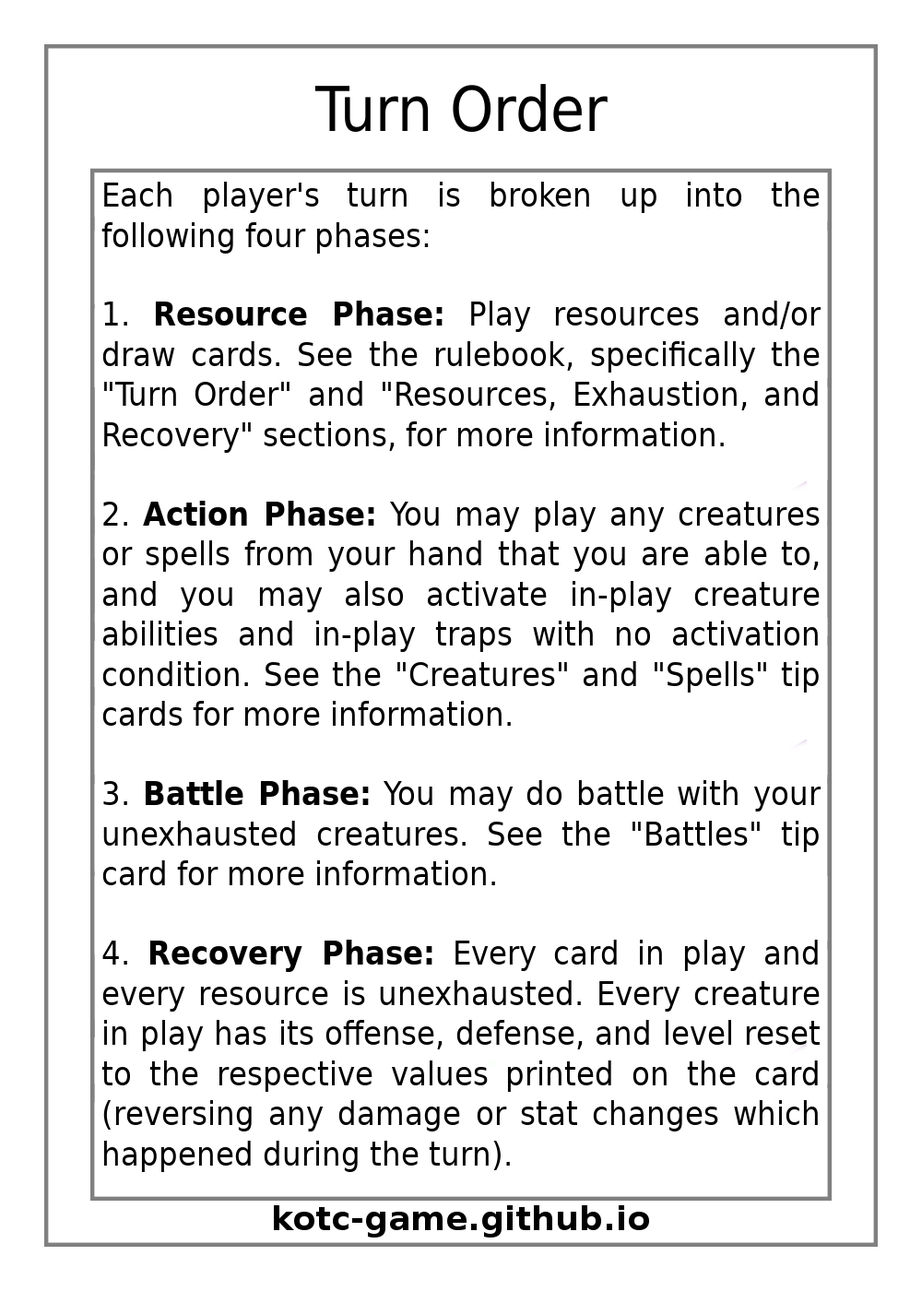
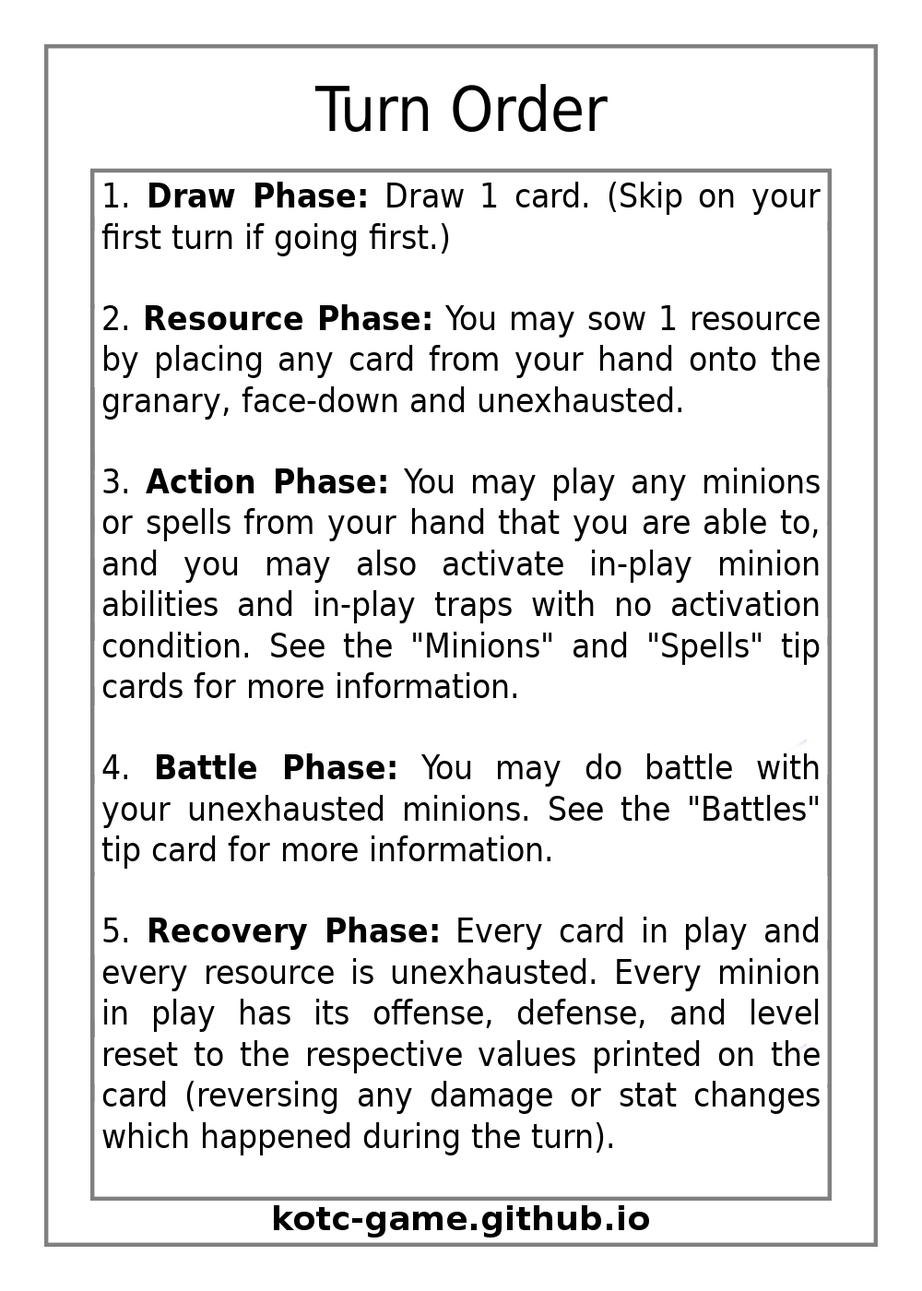
Layered file, before and after one edit (922px x 1291px). Changes by layer:
painted on "Effect Text" over [101, 181, 822, 1173]
